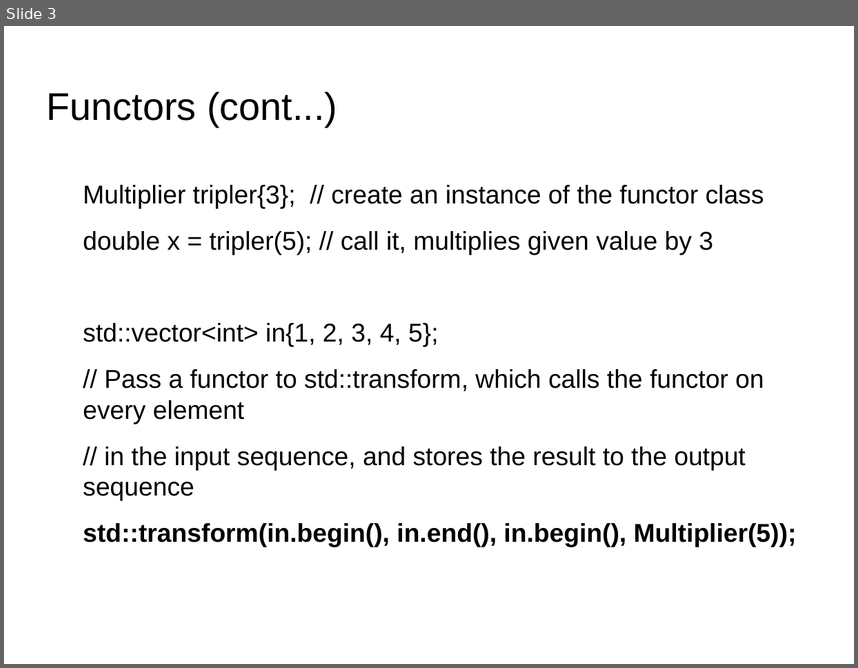
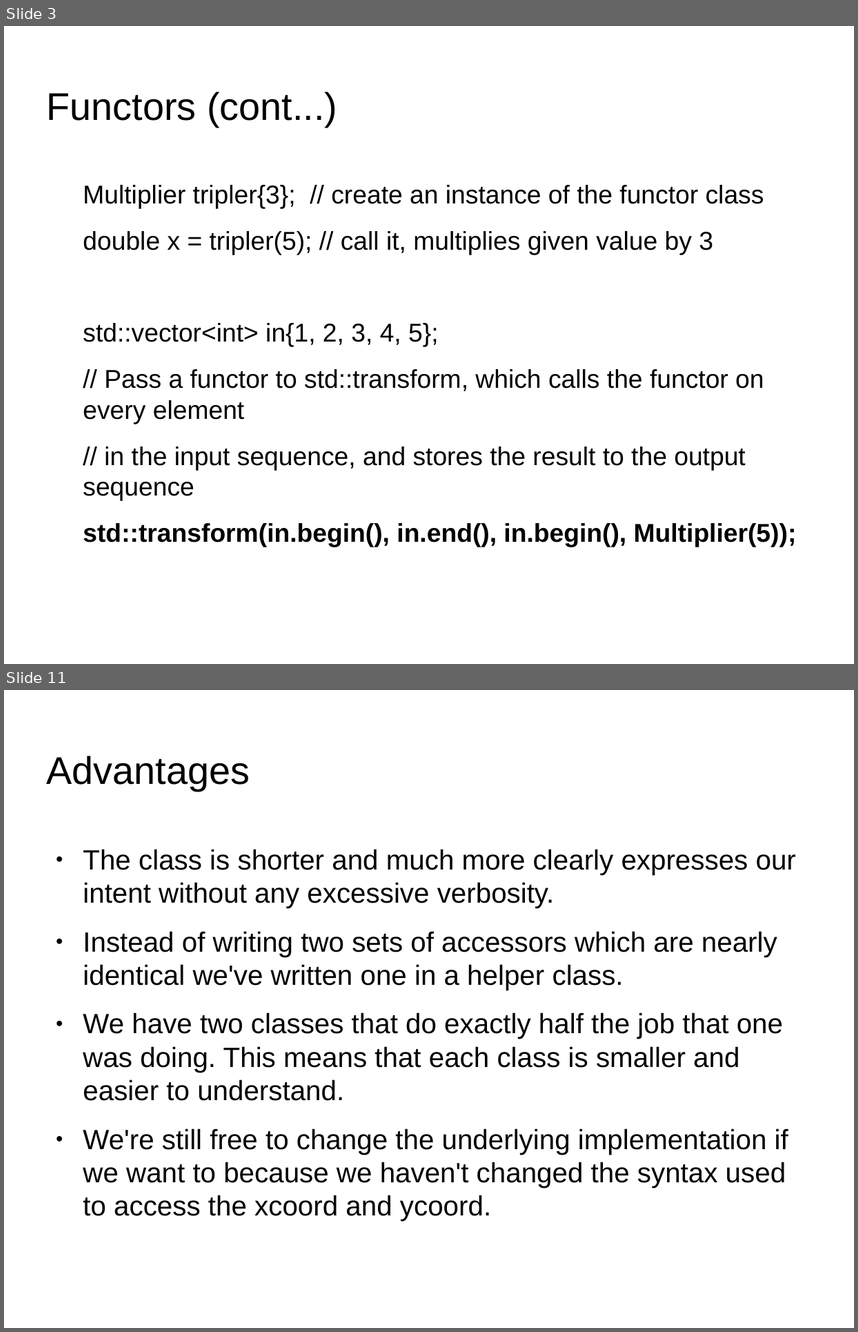
Before and after one commit to kks32/cpp-software-development, a slide deck: Ex15_Functors/Ex15_Functors.odp. Shown one above the other, each under a label of ours: slide 3 before the commit, slides 3 and 11 after it; the slides between them are not shown. The pictures are 858x668 and 858x1332 pixels, drawn with LibreOffice and Linux fonts; fonts in the diff are those of the drawing; background and template pictures are left out. Boxes give left, top, right and bottom in pixels: in the first picture for what was removed or moved away, otherwise in the second. Text is boxed around its words. In the diff, an @@ line names an element or a change of style, - is before the commit and + after.

Commit message:
Templatised accessor

```diff
--- a/Ex15_Functors/Ex15_Functors.odp
+++ b/Ex15_Functors/Ex15_Functors.odp
@@ slide 11 added at (4, 690, 854, 1328), background picture (left out) @@
@@ title added at (47, 756, 250, 791), 36 pt, text #000000 @@
+Advantages
@@ text added at (83, 849, 796, 1221), 26 pt, text #000000 @@
+● The class is shorter and much more clearly expresses our intent without any excessive verbosity.
+● Instead of writing two sets of accessors which are nearly identical we've written one in a helper class.
+● We have two classes that do exactly half the job that one was doing. This means that each class is smaller and easier to understand.
+● We're still free to change the underlying implementation if we want to because we haven't changed the syntax used to access the xcoord and ycoord.
```
Also in this commit, not shown: 8 other slides added, 2 other files.
